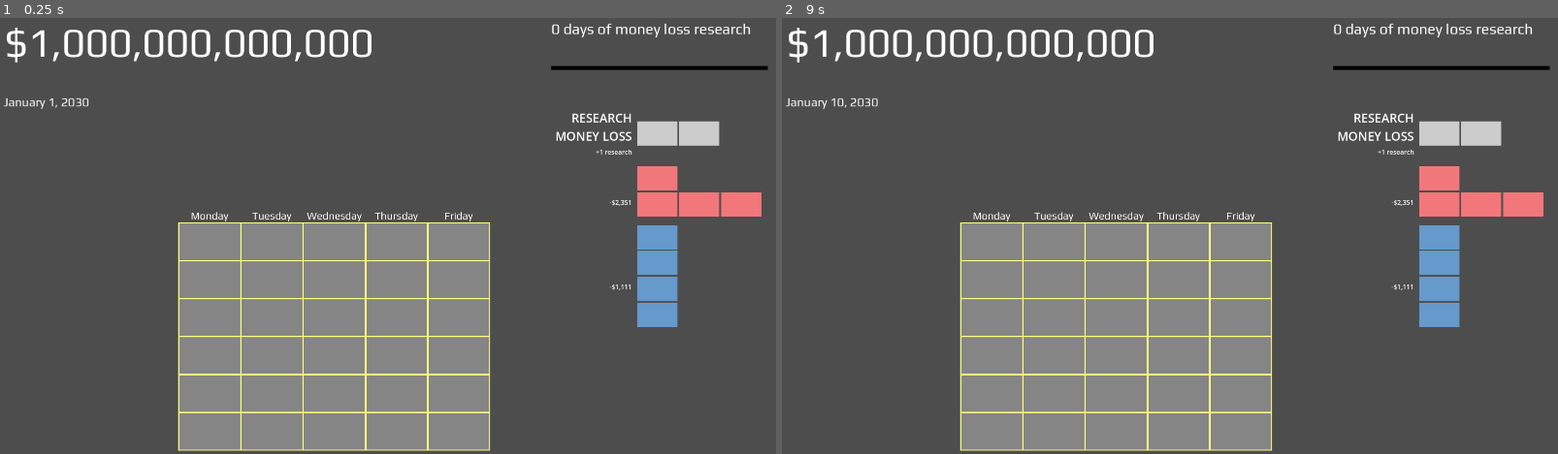
Above: before the commit, frames 1-2 (left to right).
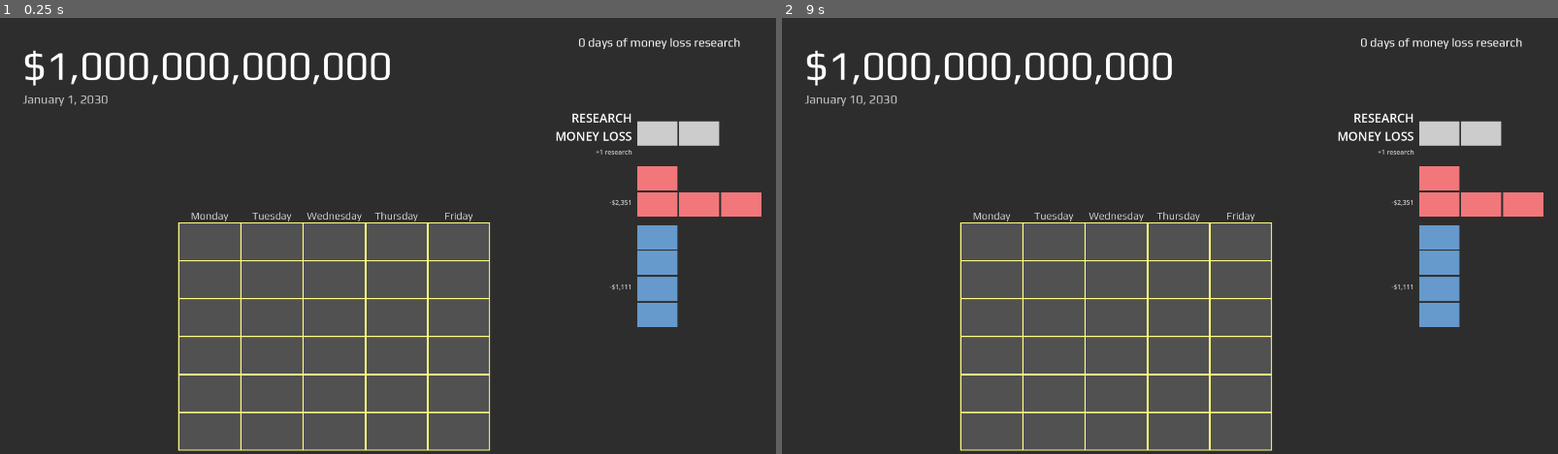
Above: after the commit, the same moments.

Repository: AlexanderHarrison/trillionaire
Game: Godot game, scene res://root.tscn
Two runs of this game, one before a commit and one after it. Both use one fixed random seed, a clock stepped at 60 frames per second and the inputs below.
Inputs (mouse positions are in pixels of both pictures, inside the frame that each line leads up to):
- Up to frame 1 (0.25 s): no input
- Up to frame 2 (9 s): tap Enter at 0.5, 2, 3.5 s; move the mouse to (991, 240) at 0.52 s; click (991, 240) at 0.67 s; tap Space at 1.25, 2.75, 4.25 s; move the mouse to (1053, 240) at 1.27 s; click (1053, 240) at 1.42 s; move the mouse to (1115, 240) at 2.02 s; click (1115, 240) at 2.17 s; move the mouse to (1177, 240) at 2.77 s; click (1177, 240) at 2.92 s; move the mouse to (1239, 240) at 3.52 s; click (1239, 240) at 3.67 s; move the mouse to (991, 279) at 4.27 s; click (991, 279) at 4.42 s; move the mouse to (1053, 279) at 5.02 s; click (1053, 279) at 5.17 s; move the mouse to (1115, 279) at 5.77 s; click (1115, 279) at 5.92 s; move the mouse to (1177, 279) at 6.52 s; click (1177, 279) at 6.67 s; move the mouse to (1239, 279) at 7.27 s; click (1239, 279) at 7.42 s; move the mouse to (991, 318) at 8.02 s; click (991, 318) at 8.17 s; move the mouse to (1053, 318) at 8.77 s; click (1053, 318) at 8.92 s

The runs differ from the first frame. In frame 1, 95% of the frame differs, in the area x 0-100%, y 0-100%; in frame 2, 95%.
Error before the commit: Attempt to call function 'call_on_date_update' in base 'null instance' on a null instance. (res://free_hour.gd:21)
Error after the commit: Attempt to call function 'call_on_date_update' in base 'null instance' on a null instance. (res://free_hour.gd:23)

Commit message:
schedule formatting!

Diff:
--- a/free_hour.gd
+++ b/free_hour.gd
@@ -3,11 +3,13 @@
 var mouseover = false;
 var parent;
 var default_color
+var cur_color
 var new_week_color
 @export var idx: int;
 
 var highlight_node = preload("res://date_highlight.tscn")
 var highlight_obj
+var highlighted = false
 var date
 var old_month
 var date_counter
@@ -21,14 +23,20 @@
 	date.call_on_date_update(self)
 	old_month = -1
 	date_counter = -1
-	clear_highlight()
+
 	parent = get_parent()
 	if parent.add_child_hour != null:
 		parent.add_child_hour(self)
 	default_color = color
+	cur_color = default_color
 	reset_color = default_color
 	#new_week_color = color + Color(0.125, 0.125, 0.125, 0.0)
 	update_date(0, 0, 2030)
+	highlight_obj.visible = false
+	if idx == 0:
+		highlight()
+	else:
+		clear_highlight()
 
 func update_date(_newdate, _month, _year):
 	pass
@@ -42,17 +50,40 @@
 		#if get_color() == new_week_color or get_color() == default_color:
 		#	set_color(reset_color)
 
-func set_full(new_color):
-	set_color(new_color)
+#func set_full(new_color, growth):
+func set_full(new_color, growth):
+	cur_color = new_color
+	set_color(cur_color)
+	if highlighted:
+		highlight()
+
+	var dc = 0.02
+	if growth[0]:
+		$gd.visible = true
+		$gd.color = cur_color - Color(dc, dc, dc, 0.0)
+	if growth[1]:
+		$gr.visible = true
+		$gr.color = cur_color  - Color(dc, dc, dc, 0.0)
 
 func clear():
 	set_color(reset_color)
+	cur_color = reset_color
+	if highlighted:
+		highlight()
+	$gd.visible = false
+	$gr.visible = false
 
 func clear_highlight():
-	highlight_obj.visible = false
+	highlighted = false
+	set_color(cur_color)
+	#highlight_obj.visible = false
 
 func highlight():
-	highlight_obj.visible = true
+	highlighted = true
+	var hcolor = cur_color + Color(0.15, 0.15, 0.15)
+	set_color(hcolor)
+
+	#highlight_obj.visible = true
 
 func _on_mouse_entered():
 	mouseover = true
--- a/free_hour.tscn
+++ b/free_hour.tscn
@@ -3,9 +3,26 @@
 [ext_resource type="Script" path="res://free_hour.gd" id="1_88i0o"]
 
 [node name="GridSpot" type="ColorRect"]
-custom_minimum_size = Vector2(100, 60)
-color = Color(0.521569, 0.521569, 0.521569, 1)
+custom_minimum_size = Vector2(150, 90)
+color = Color(0.317647, 0.317647, 0.317647, 1)
 script = ExtResource("1_88i0o")
+
+[node name="gd" type="ColorRect" parent="."]
+visible = false
+z_index = -1
+offset_top = 78.0
+offset_right = 150.0
+offset_bottom = 105.0
+mouse_filter = 2
+
+[node name="gr" type="ColorRect" parent="."]
+visible = false
+z_index = -1
+layout_mode = 0
+offset_left = 136.0
+offset_right = 165.0
+offset_bottom = 90.0
+mouse_filter = 2
 
 [connection signal="gui_input" from="." to="." method="_on_gui_input"]
 [connection signal="mouse_entered" from="." to="." method="_on_mouse_entered"]
--- a/piece_button.tscn
+++ b/piece_button.tscn
@@ -37,6 +37,7 @@
 custom_minimum_size = Vector2(200, 30)
 layout_mode = 2
 mouse_filter = 1
+theme_override_colors/font_color = Color(0.8, 0.8, 0.8, 1)
 text = "EFFECT
 "
 horizontal_alignment = 2
--- a/piece_list.tscn
+++ b/piece_list.tscn
@@ -13,23 +13,15 @@
 custom_minimum_size = Vector2(0, 200)
 layout_mode = 2
 
-[node name="research_label" type="RichTextLabel" parent="VBoxContainer"]
+[node name="research_label" type="Label" parent="VBoxContainer"]
 custom_minimum_size = Vector2(0, 110)
 layout_mode = 2
-theme_override_fonts/normal_font = ExtResource("2_lavli")
-theme_override_font_sizes/normal_font_size = 37
+theme_override_fonts/font = ExtResource("2_lavli")
+theme_override_font_sizes/font_size = 30
 text = "adasdas"
+horizontal_alignment = 1
+vertical_alignment = 1
 script = ExtResource("2_oa6ta")
-
-[node name="ColorRect" type="ColorRect" parent="VBoxContainer"]
-custom_minimum_size = Vector2(0, 10)
-layout_mode = 2
-color = Color(0, 0, 0, 1)
-
-[node name="ColorRect2" type="ColorRect" parent="VBoxContainer"]
-custom_minimum_size = Vector2(0, 20)
-layout_mode = 2
-color = Color(1, 1, 1, 0)
 
 [node name="piece_list" type="ScrollContainer" parent="."]
 custom_minimum_size = Vector2(0, 850)
--- a/project.godot
+++ b/project.godot
@@ -26,3 +26,4 @@
 
 renderer/rendering_method="gl_compatibility"
 renderer/rendering_method.mobile="gl_compatibility"
+environment/defaults/default_clear_color=Color(0.176471, 0.176471, 0.176471, 1)
--- a/research_label.gd
+++ b/research_label.gd
@@ -1,4 +1,4 @@
-extends RichTextLabel
+extends Label
 
 var research: int = 0;
 
--- a/root.tscn
+++ b/root.tscn
@@ -6,6 +6,8 @@
 [ext_resource type="Script" path="res://date.gd" id="5_30x5y"]
 [ext_resource type="PackedScene" uid="uid://cqi8h3idr3n0o" path="res://cursor_piece.tscn" id="5_fn06i"]
 [ext_resource type="FontFile" uid="uid://43m0hlnlg62x" path="res://Play-Regular.ttf" id="5_tbhhc"]
+
+[sub_resource type="Theme" id="Theme_edryn"]
 
 [node name="root" type="Node2D"]
 
@@ -25,21 +27,26 @@
 visible = false
 
 [node name="money" parent="." instance=ExtResource("4_jjj0s")]
-offset_left = 11.0
-offset_top = 2.0
-offset_right = 1257.0
-offset_bottom = 201.0
+offset_left = 56.0
+offset_top = 59.0
+offset_right = 1302.0
+offset_bottom = 258.0
+theme = SubResource("Theme_edryn")
+theme_override_colors/default_color = Color(1, 1, 1, 1)
 theme_override_fonts/normal_font = ExtResource("5_tbhhc")
 theme_override_font_sizes/normal_font_size = 100
 text = "$1,000,000,000,000"
 money = 1000000000000
 
 [node name="date" parent="." instance=ExtResource("4_jjj0s")]
-offset_left = 9.0
-offset_top = 190.0
-offset_right = 815.0
-offset_bottom = 290.0
+offset_left = 56.0
+offset_top = 183.0
+offset_right = 862.0
+offset_bottom = 283.0
+theme = SubResource("Theme_edryn")
+theme_override_colors/default_color = Color(0.8, 0.8, 0.8, 1)
 theme_override_fonts/normal_font = ExtResource("5_tbhhc")
 theme_override_font_sizes/normal_font_size = 30
+text = "January 1, 2030"
 script = ExtResource("5_30x5y")
 date_change_time = 1.0
--- a/schedule.gd
+++ b/schedule.gd
@@ -120,13 +120,20 @@
 	var here_x: int = idx % 5
 	var here_y: int = floori(idx / 5)
 
+	var p_height = arrangement.size()
+	var p_width = arrangement[0].size()
+
 	arrangements.append(arrangement)
-	for y in arrangement.size():
-		for x in arrangement[0].size():
+	for y in p_height:
+		for x in p_width:
 			if arrangement[y][x]:
 				calendar[here_y+y][here_x+x] = true
 				pieces[here_y+y][here_x+x] = piece_idx
 				data[here_y+y][here_x+x] = [piece.money_loss, piece.research_gain]
 				var node = hour_nodes[here_y+y][here_x+x]
-				node.set_full(color)
+
+				var g_d = y < p_height-1 and arrangement[y+1][x]
+				var g_r = x < p_width-1 and arrangement[y][x+1]
+
+				node.set_full(color, [g_d, g_r])
 	piece_idx += 1
--- a/schedule.tscn
+++ b/schedule.tscn
@@ -16,6 +16,7 @@
 [node name="Label" type="Label" parent="GridContainer"]
 custom_minimum_size = Vector2(150, 0)
 layout_mode = 2
+theme_override_colors/font_color = Color(0.8, 0.8, 0.8, 1)
 theme_override_fonts/font = ExtResource("1_6qadv")
 theme_override_font_sizes/font_size = 26
 text = "Monday"
@@ -25,6 +26,7 @@
 [node name="Label2" type="Label" parent="GridContainer"]
 custom_minimum_size = Vector2(150, 0)
 layout_mode = 2
+theme_override_colors/font_color = Color(0.8, 0.8, 0.8, 1)
 theme_override_fonts/font = ExtResource("1_6qadv")
 theme_override_font_sizes/font_size = 26
 text = "Tuesday
@@ -34,6 +36,7 @@
 [node name="Label3" type="Label" parent="GridContainer"]
 custom_minimum_size = Vector2(150, 0)
 layout_mode = 2
+theme_override_colors/font_color = Color(0.8, 0.8, 0.8, 1)
 theme_override_fonts/font = ExtResource("1_6qadv")
 theme_override_font_sizes/font_size = 26
 text = "Wednesday"
@@ -42,6 +45,7 @@
 [node name="Label4" type="Label" parent="GridContainer"]
 custom_minimum_size = Vector2(150, 0)
 layout_mode = 2
+theme_override_colors/font_color = Color(0.8, 0.8, 0.8, 1)
 theme_override_fonts/font = ExtResource("1_6qadv")
 theme_override_font_sizes/font_size = 26
 text = "Thursday"
@@ -50,6 +54,7 @@
 [node name="Label5" type="Label" parent="GridContainer"]
 custom_minimum_size = Vector2(150, 0)
 layout_mode = 2
+theme_override_colors/font_color = Color(0.8, 0.8, 0.8, 1)
 theme_override_fonts/font = ExtResource("1_6qadv")
 theme_override_font_sizes/font_size = 26
 text = "Friday"
Not shown: 1 places in root.tscn that only renumber resources
